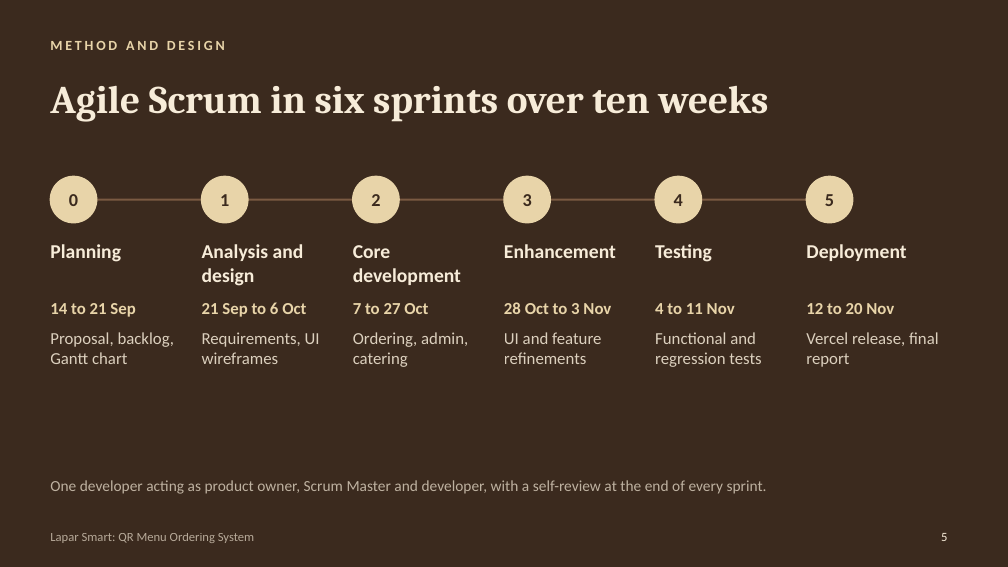
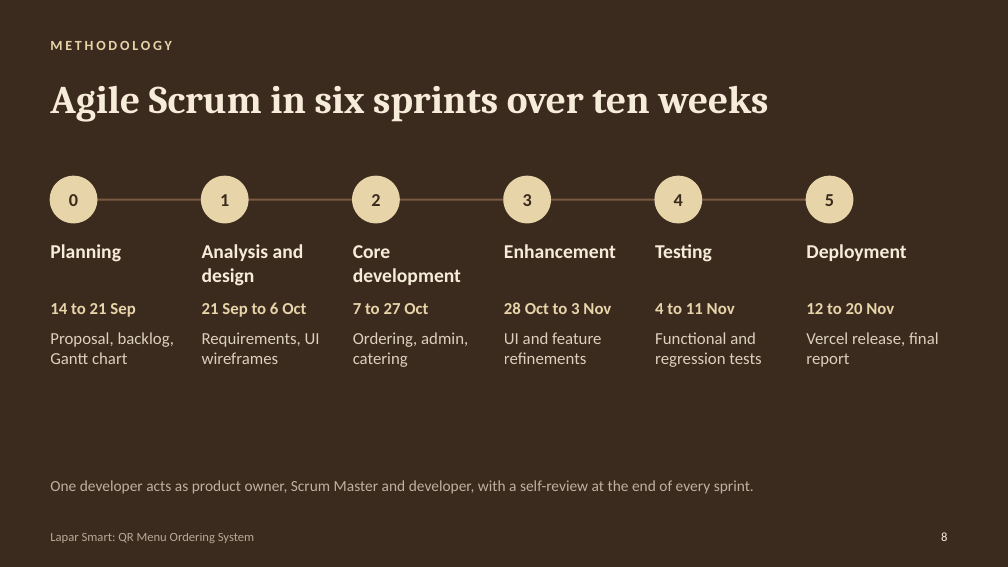
Before and after one commit to ras22hid/lapar-smart, a slide deck: slide 8 of app/static/presentation/LaparSmart_Presentation.pptx (slide 5 before the commit). Drawn at 1008x567 pixels with LibreOffice and Linux fonts; fonts in the diff are those of the drawing. Boxes give left, top, right and bottom in pixels: in the first picture for what was removed or moved away, otherwise in the second. Text is boxed around its words. In the diff, an @@ line names an element or a change of style, - is before the commit and + after.

```diff
--- a/app/static/presentation/LaparSmart_Presentation.pptx
+++ b/app/static/presentation/LaparSmart_Presentation.pptx
@@ text at (50,41,171,50): text changed @@
-METHOD AND DESIGN
+METHODOLOGY
@@ text at (50,480,754,494): text changed @@
-One developer acting as product owner, Scrum Master and developer, with a self-review at the end of every sprint.
+One developer acts as product owner, Scrum Master and developer, with a self-review at the end of every sprint.
@@ page number at (941,532,947,541): text changed @@
-5
+8
```
Also in this commit, not shown: 11 other slides changed, 8 slides added, 5 slides removed, 4 other files.
